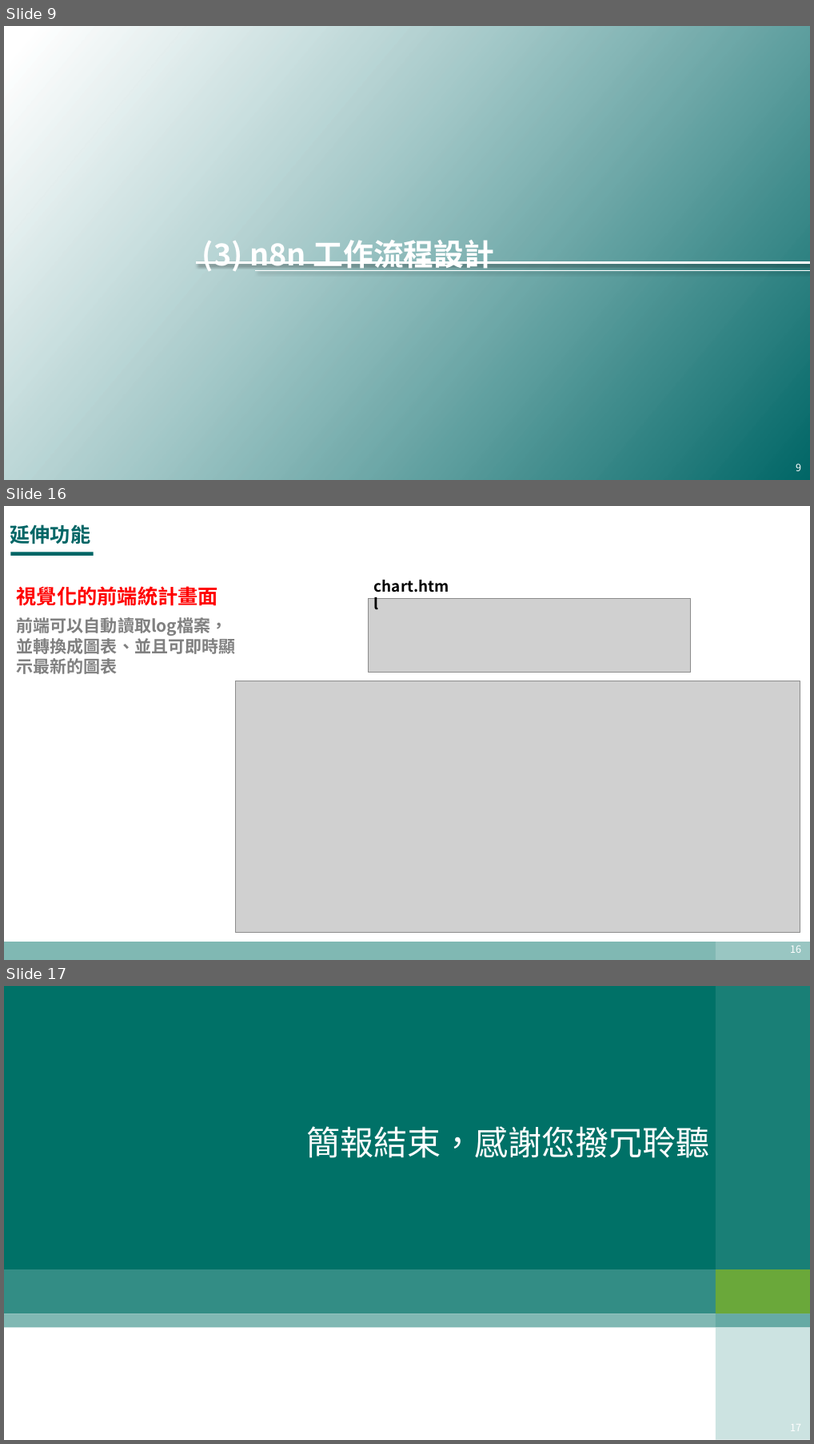
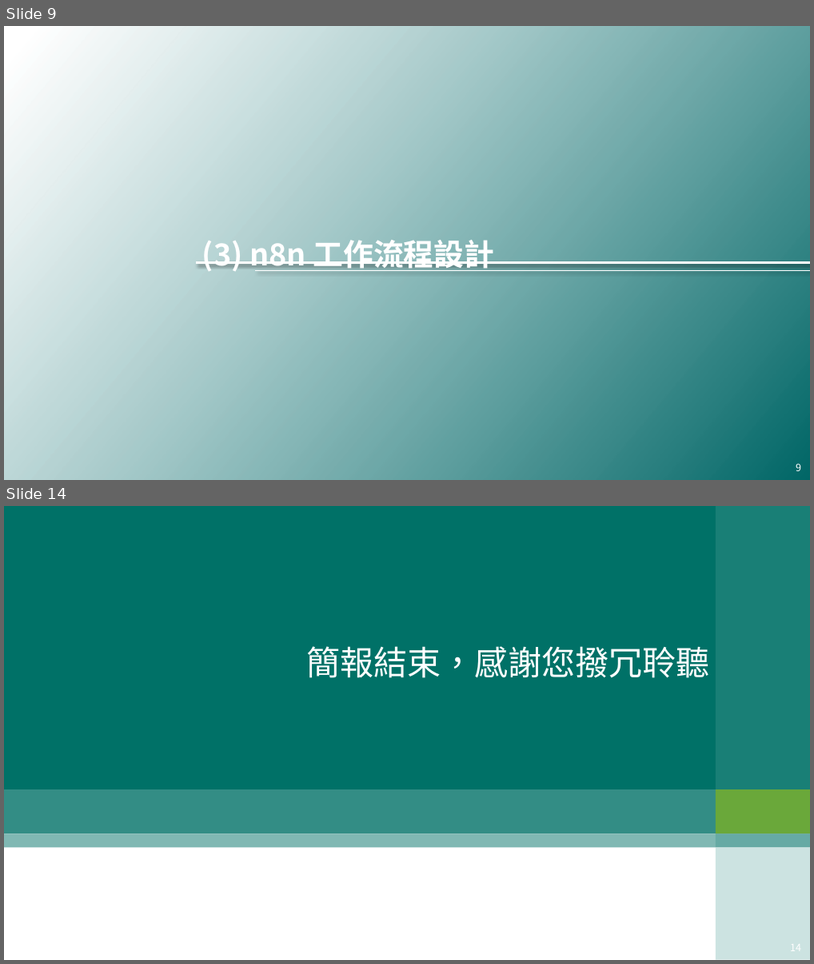
Before and after one commit to 43903687/Data_for_CTBC, a slide deck: 20251104_n8n報告.pptx. Shown one above the other, each under a label of ours: slides 9, 16 and 17 before the commit, slides 9 and 14 after it; the slides between them are not shown. The pictures are 814x1444 and 814x964 pixels, drawn with LibreOffice and Linux fonts; fonts in the diff are those of the drawing; grey boxes stand for pictures; background and template pictures are left out. Boxes give left, top, right and bottom in pixels: in the first picture for what was removed or moved away, otherwise in the second. Text is boxed around its words. In the diff, an @@ line names an element or a change of style, - is before the commit and + after.

```diff
--- a/20251104_n8n報告.pptx
+++ b/20251104_n8n報告.pptx
@@ slide 16 removed at (x1=4, y1=506, x2=810, y2=960), background #FFFFFF @@
@@ title removed at (x1=10, y1=524, x2=91, y2=544) @@
-延伸功能
@@ rectangle removed at (x1=10, y1=552, x2=94, y2=556) @@
@@ text removed at (x1=17, y1=586, x2=218, y2=606) @@
-視覺化的前端統計畫面
@@ picture removed at (x1=368, y1=598, x2=690, y2=672) @@
@@ text removed at (x1=374, y1=580, x2=450, y2=592) @@
-chart.html
@@ text removed at (x1=17, y1=617, x2=235, y2=674) @@
-前端可以自動讀取log檔案，並轉換成圖表、並且可即時顯示最新的圖表
@@ picture removed at (x1=236, y1=681, x2=801, y2=932) @@
@@ rectangle removed at (x1=4, y1=941, x2=810, y2=960) @@
@@ rectangle removed at (x1=716, y1=941, x2=810, y2=960) @@
@@ page number removed at (x1=790, y1=945, x2=802, y2=952) @@
-16
@@ what was slide 17 is now slide 14 @@
@@ page number at (x1=756, y1=939, x2=808, y2=956): text changed @@
-17
+14
```
Also in this commit, not shown: 4 slides changed, 3 slides added, 5 other slides removed, 1 other file.
